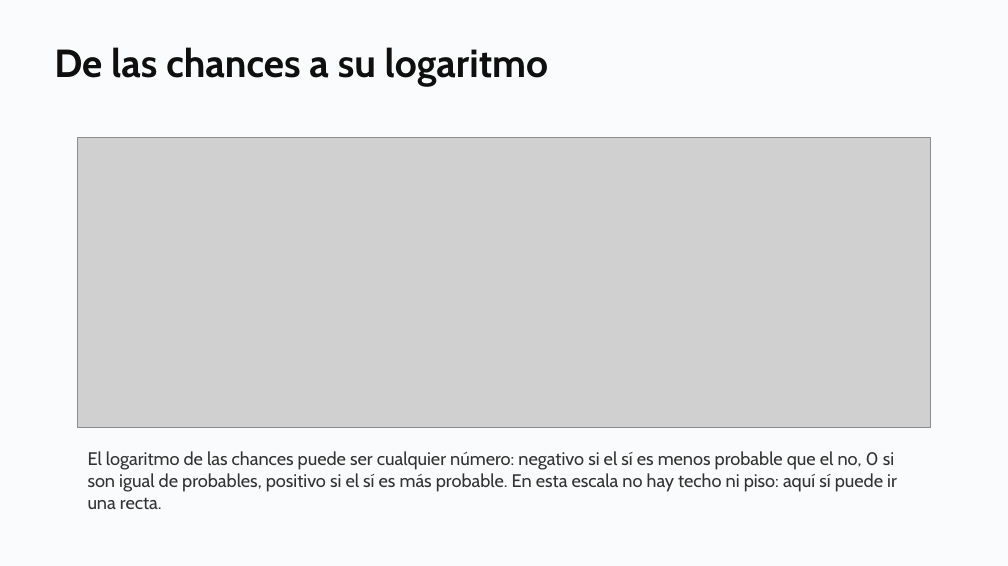
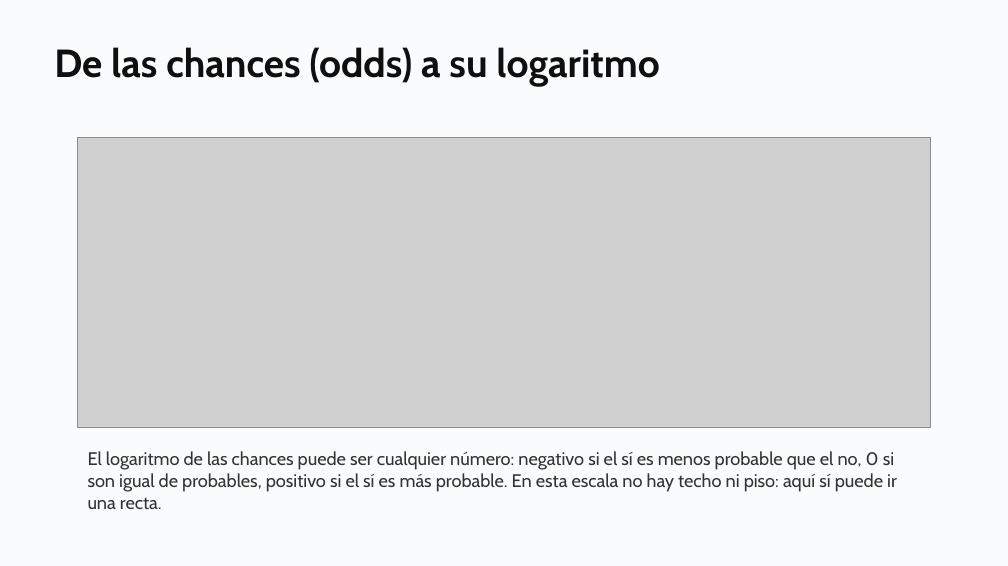
Before and after one commit to daniopitz/diplomado-cdd, a slide deck: slide 14 of presentaciones/clase06_regresion_logistica.pptx. Drawn at 1008x566 pixels with LibreOffice and Linux fonts; fonts in the diff are those of the drawing; grey boxes stand for pictures. Boxes give left, top, right and bottom in pixels: in the first picture for what was removed or moved away, otherwise in the second. Text is boxed around its words. In the diff, an @@ line names an element or a change of style, - is before the commit and + after.

```diff
--- a/presentaciones/clase06_regresion_logistica.pptx
+++ b/presentaciones/clase06_regresion_logistica.pptx
@@ text at (54,47,659,87): text changed @@
-De las chances a su logaritmo
+De las chances (odds) a su logaritmo
```
Also in this commit, not shown: 4 other slides changed, 4 other files.
